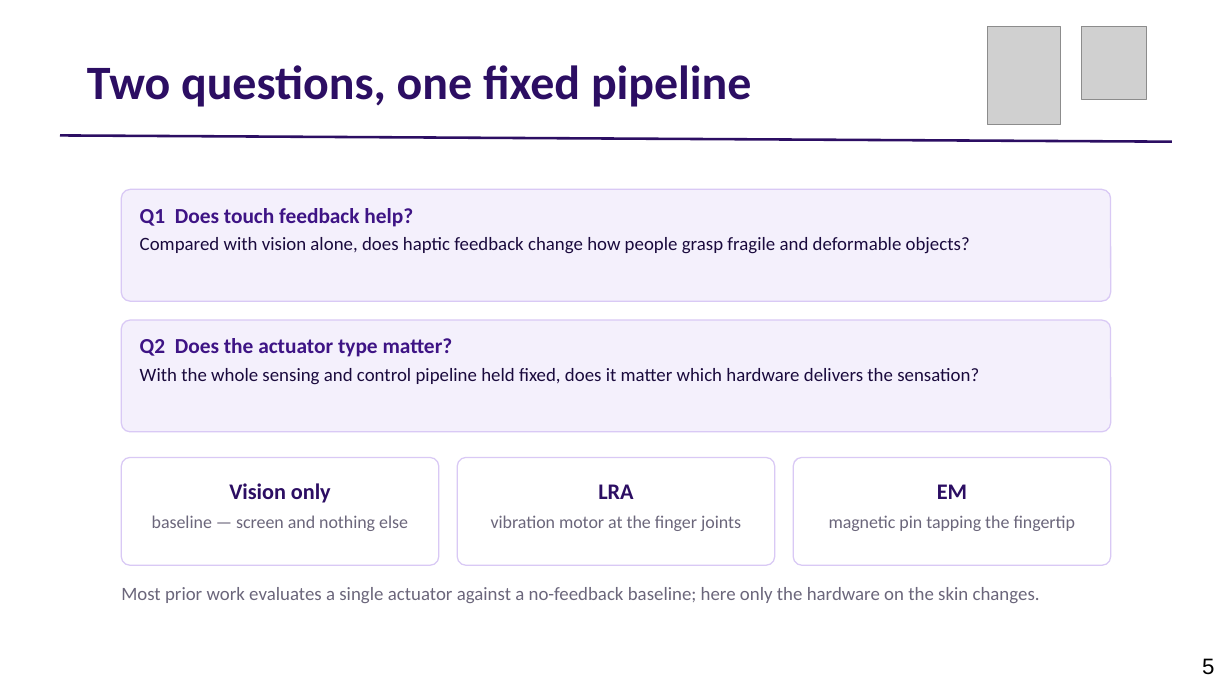
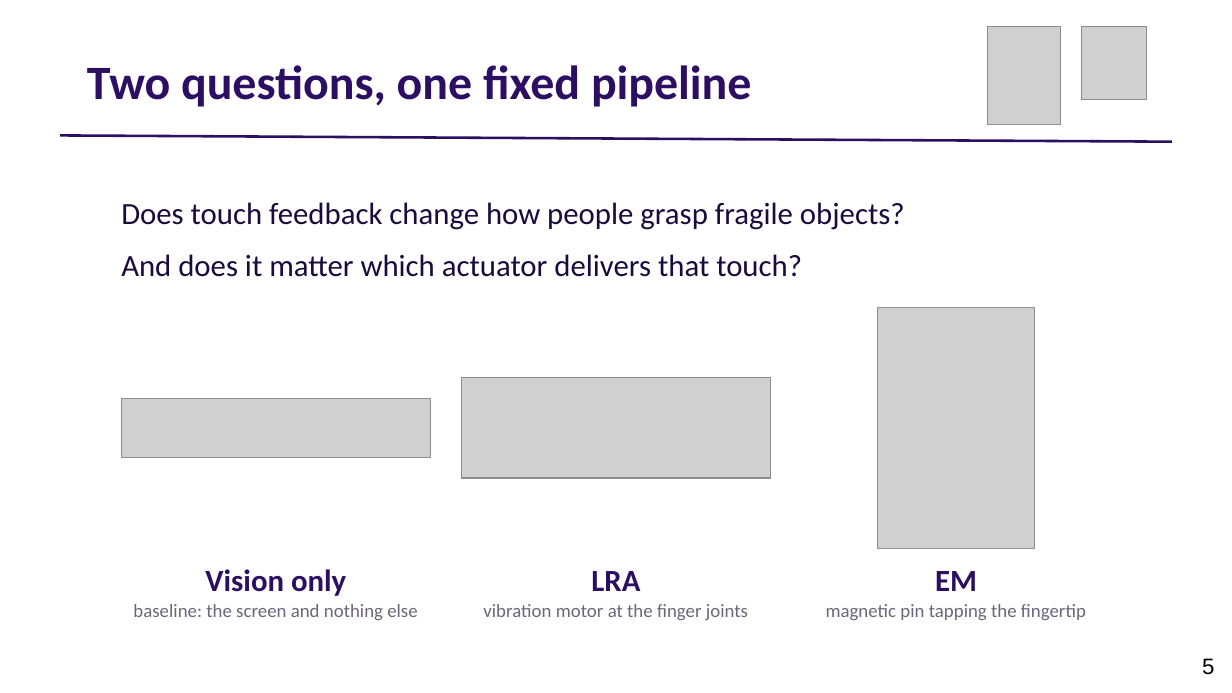
Before and after one commit to adibatic/gripper-haptic, a slide deck: slide 5 of thesis/presentation_slides.pptx. Drawn at 1232x693 pixels with LibreOffice and Linux fonts; fonts in the diff are those of the drawing; grey boxes stand for pictures. Boxes give left, top, right and bottom in pixels: in the first picture for what was removed or moved away, otherwise in the second. Text is boxed around its words. In the diff, an @@ line names an element or a change of style, - is before the commit and + after.

```diff
--- a/thesis/presentation_slides.pptx
+++ b/thesis/presentation_slides.pptx
@@ text at <box>121,202,905,277</box>: text changed; size 11 to 18 pt @@
-Q1 Does touch feedback help?
-Compared with vision alone, does haptic feedback change how people grasp fragile and deformable objects?
+Does touch feedback change how people grasp fragile objects?
+And does it matter which actuator delivers that touch?
@@ rounded rectangle removed at <box>121,190,1110,302</box> @@
@@ rounded rectangle removed at <box>121,320,1110,432</box> @@
@@ picture added at <box>877,308,1034,549</box> @@
@@ text removed at <box>140,338,979,385</box> @@
-Q2 Does the actuator type matter?
-With the whole sensing and control pipeline held fixed, does it matter which hardware delivers the sensation?
@@ picture added at <box>461,378,770,478</box> @@
@@ picture added at <box>121,398,430,457</box> @@
@@ rounded rectangle removed at <box>121,457,439,564</box> @@
@@ rounded rectangle removed at <box>457,457,775,564</box> @@
@@ rounded rectangle removed at <box>793,457,1111,564</box> @@
@@ text at <box>598,484,633,499</box>: paragraph removed @@
-LRA
@@ text at <box>937,484,967,499</box>: paragraph removed @@
-EM
@@ text added at <box>205,569,346,596</box>, 18 pt, text #2C0E63, bold @@
+Vision only
@@ text removed at <box>121,587,1040,603</box> @@
-Most prior work evaluates a single actuator against a no-feedback baseline; here only the hardware on the skin changes.
@@ text "vibration motor at the finger ..." at <box>483,604,748,620</box>: size 10.5 to 11 pt; line spacing 1.05 to 1.1 @@
@@ text "vibration motor at the finger ...": place and size @@
-text "vibration motor at the finger ..." at <box>491,484,741,531</box>
+text "vibration motor at the finger ..." at <box>483,604,748,620</box>
@@ text added at <box>591,571,640,591</box>, 18 pt, text #2C0E63, bold @@
+LRA
@@ text "magnetic pin tapping the fingertip": place and size @@
-text "magnetic pin tapping the fingertip" at <box>829,484,1076,531</box>
+text "magnetic pin tapping the fingertip" at <box>826,604,1086,620</box>
@@ text "magnetic pin tapping the fingertip" at <box>826,604,1086,620</box>: size 10.5 to 11 pt; line spacing 1.05 to 1.1 @@
@@ text added at <box>935,571,977,591</box>, 18 pt, text #2C0E63, bold @@
+EM
@@ text at <box>133,604,417,620</box>: text changed; size 10.5 to 11 pt @@
-Vision only
-baseline — screen and nothing else
+baseline: the screen and nothing else
```
Also in this commit, not shown: 4 other slides changed, 11 slides added, 14 slides removed, 3 other files.
